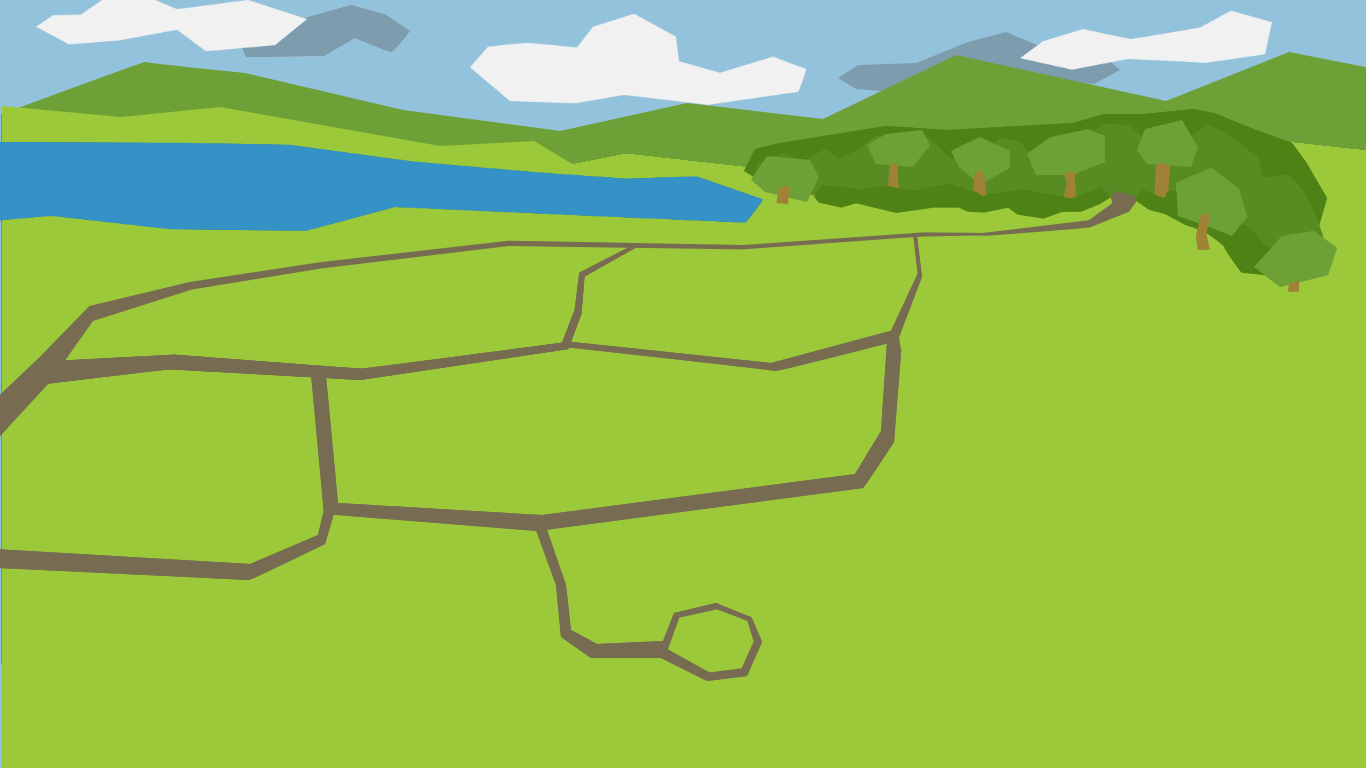
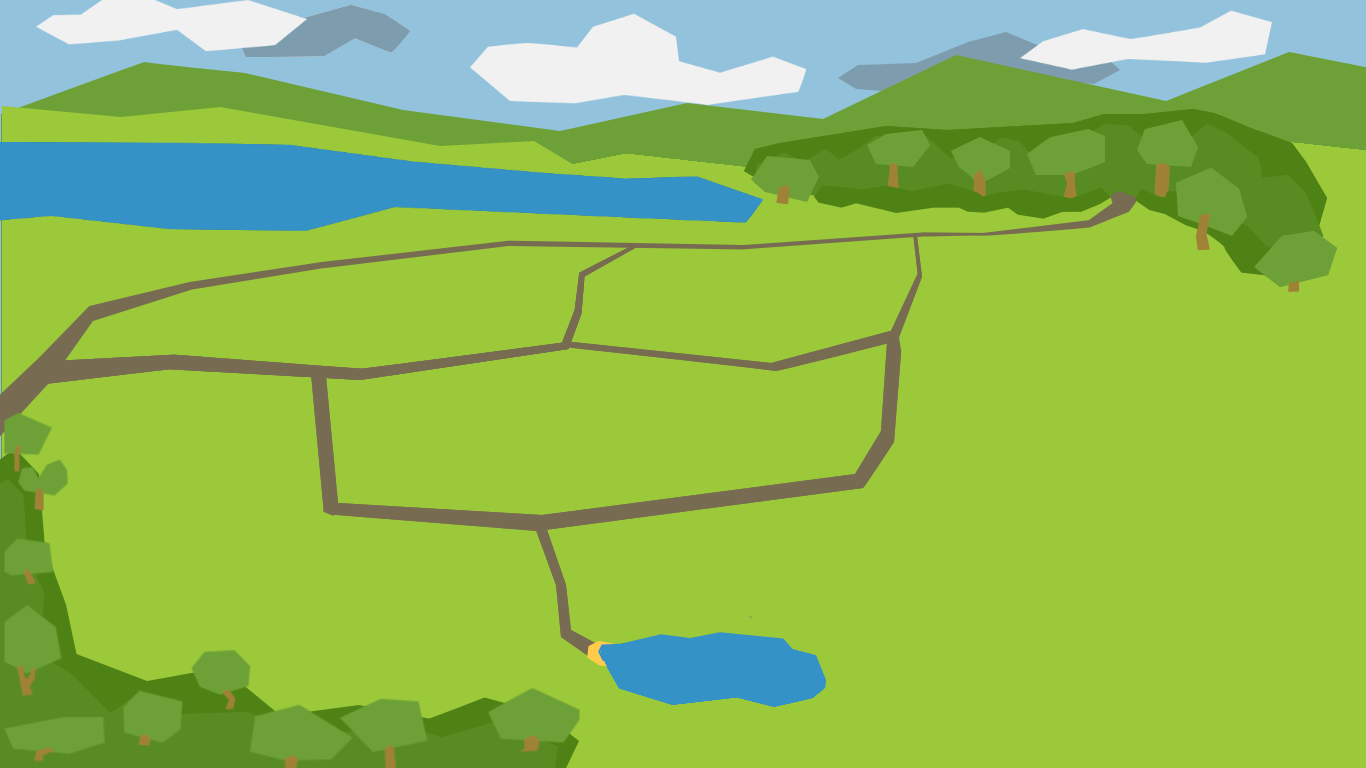
Layered file, before and after one edit (1366x768). Changes by layer:
painted on "treesFront" over [4, 412, 580, 768]
painted on "treesMid" over [0, 479, 558, 768]
painted on "treesBack" over [0, 448, 579, 768]
painted on "Lake" over [587, 632, 827, 707]
painted on "path" over [0, 511, 762, 681]
